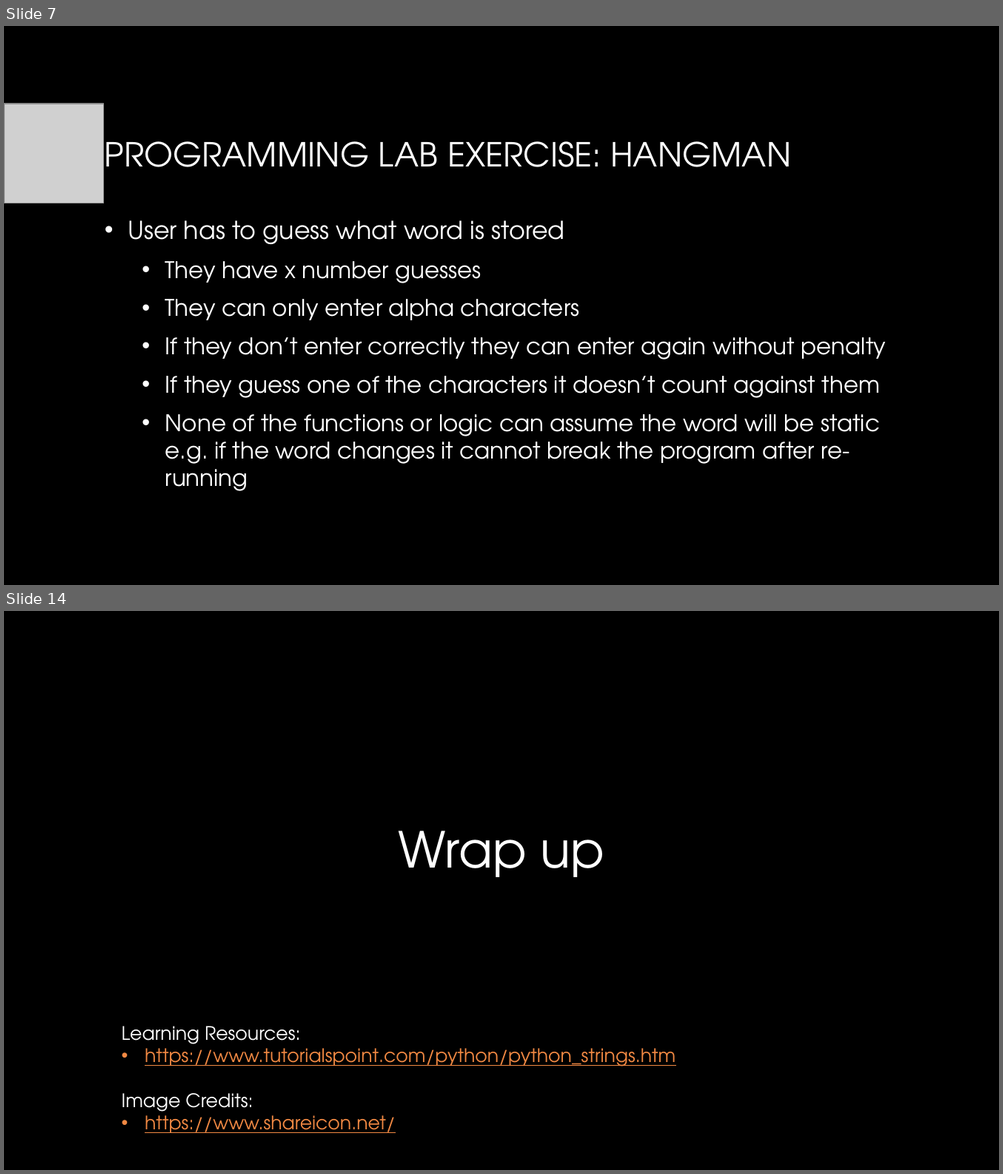
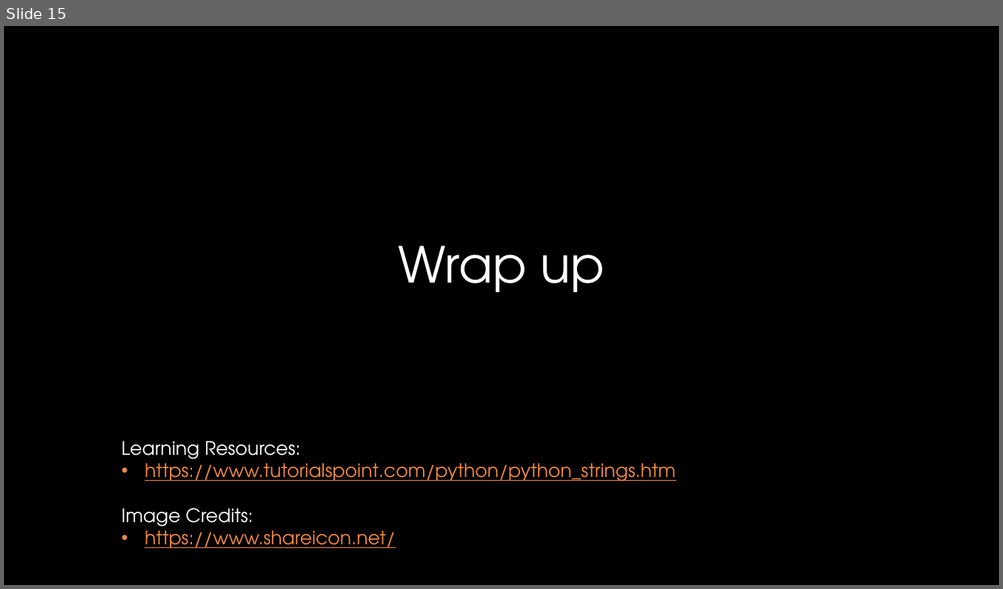
Before and after one commit to CSUMBPelicanCollective/CST205, a slide deck: howe_d_labs/lab10/lab10-presentation_howe_d.pptx. Shown one above the other, each under a label of ours: slides 7 and 14 before the commit, slide 15 after it; the slides between them are not shown. The pictures are 1003x1174 and 1003x589 pixels, drawn with LibreOffice and Linux fonts; fonts in the diff are those of the drawing; grey boxes stand for pictures; background and template pictures are left out. Boxes give left, top, right and bottom in pixels: in the first picture for what was removed or moved away, otherwise in the second. Text is boxed around its words. In the diff, an @@ line names an element or a change of style, - is before the commit and + after.

```diff
--- a/howe_d_labs/lab10/lab10-presentation_howe_d.pptx
+++ b/howe_d_labs/lab10/lab10-presentation_howe_d.pptx
@@ slide 7 removed at bbox=[4, 26, 999, 585], background picture (left out) @@
@@ picture removed at bbox=[4, 104, 103, 203] @@
@@ title removed at bbox=[105, 141, 791, 167] @@
-PROGRAMMING LAB EXERCISE: HANGMAN
@@ text removed at bbox=[128, 221, 885, 491] @@
-• User has to guess what word is stored
-  • They have x number guesses
-  • They can only enter alpha characters
-  • If they don’t enter correctly they can enter again without penalty
-  • If they guess one of the characters it doesn’t count against them
-  • None of the functions or logic can assume the word will be static e.g. if the word changes it cannot break the program after re-running
@@ what was slide 14 is now slide 15 @@
```
Also in this commit, not shown: 9 slides changed, 5 slides added, 3 other slides removed, 2 other files.
